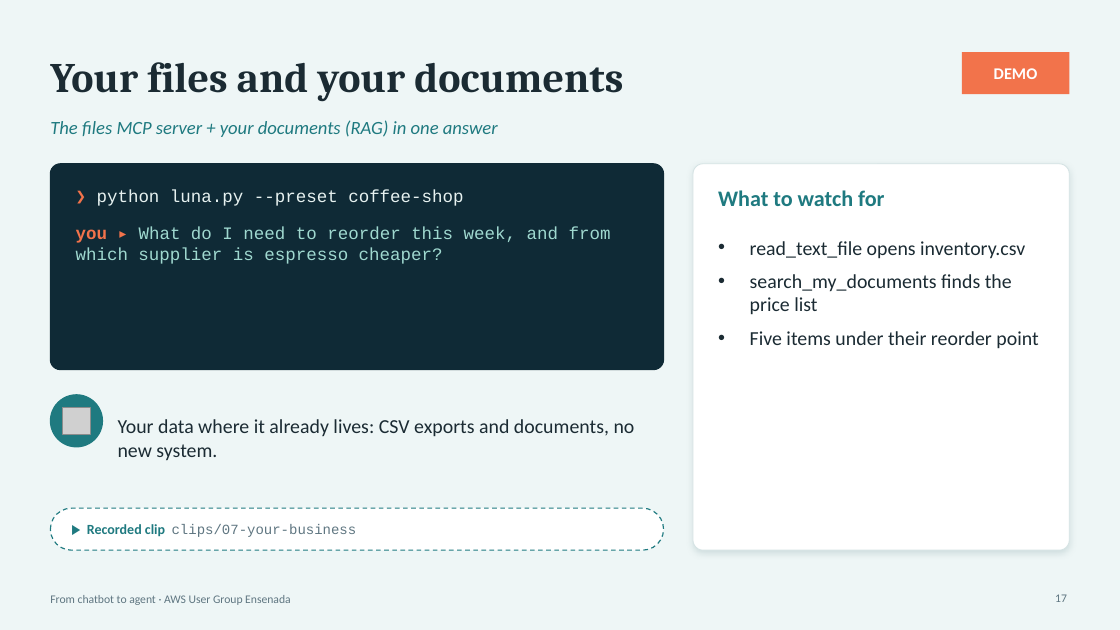
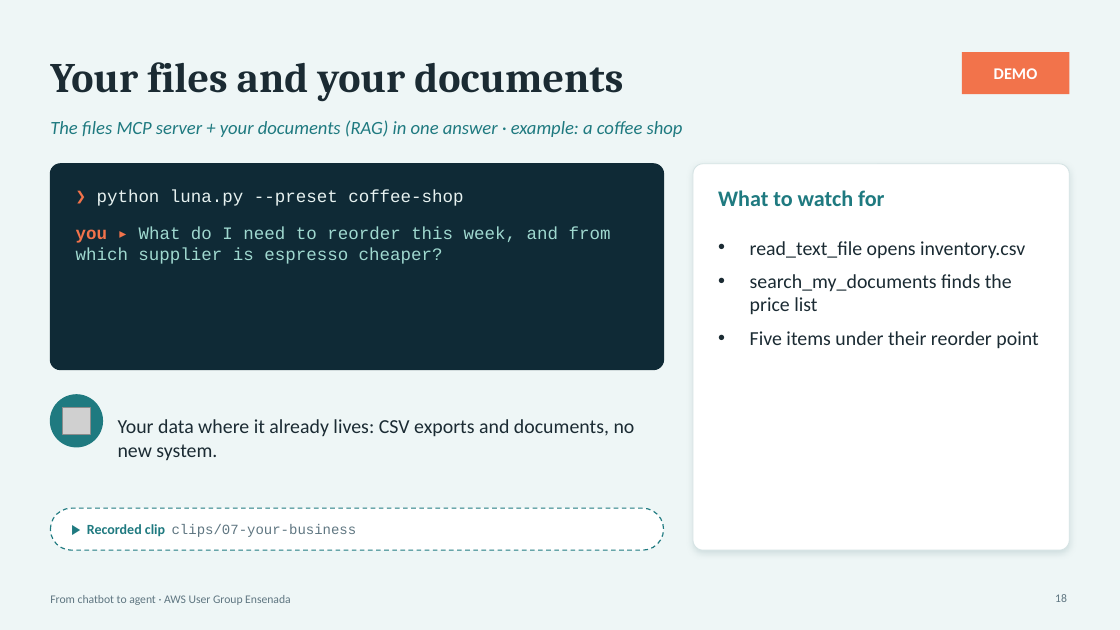
Before and after one commit to aws-ug-ensenada/claude-on-aws-ensenada, a slide deck: slide 18 of docs/slides/claude-on-aws-ensenada.pptx (slide 17 before the commit). Drawn at 1120x630 pixels with LibreOffice and Linux fonts; fonts in the diff are those of the drawing; grey boxes stand for pictures. Boxes give left, top, right and bottom in pixels: in the first picture for what was removed or moved away, otherwise in the second. Text is boxed around its words. In the diff, an @@ line names an element or a change of style, - is before the commit and + after.

```diff
--- a/docs/slides/claude-on-aws-ensenada.pptx
+++ b/docs/slides/claude-on-aws-ensenada.pptx
@@ text at (50,120,683,137): text changed @@
-The files MCP server + your documents (RAG) in one answer
+The files MCP server + your documents (RAG) in one answer · example: a coffee shop
@@ page number at (1055,594,1067,602): text changed @@
-17
+18
```
Also in this commit, not shown: 4 other slides changed, 3 slides added, 5 other files.
